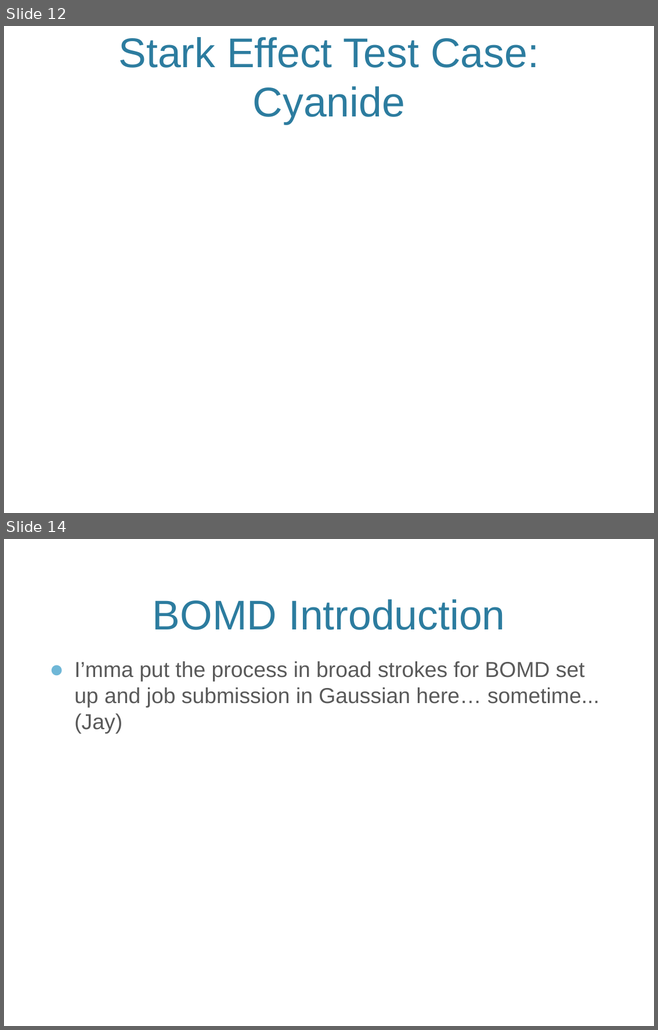
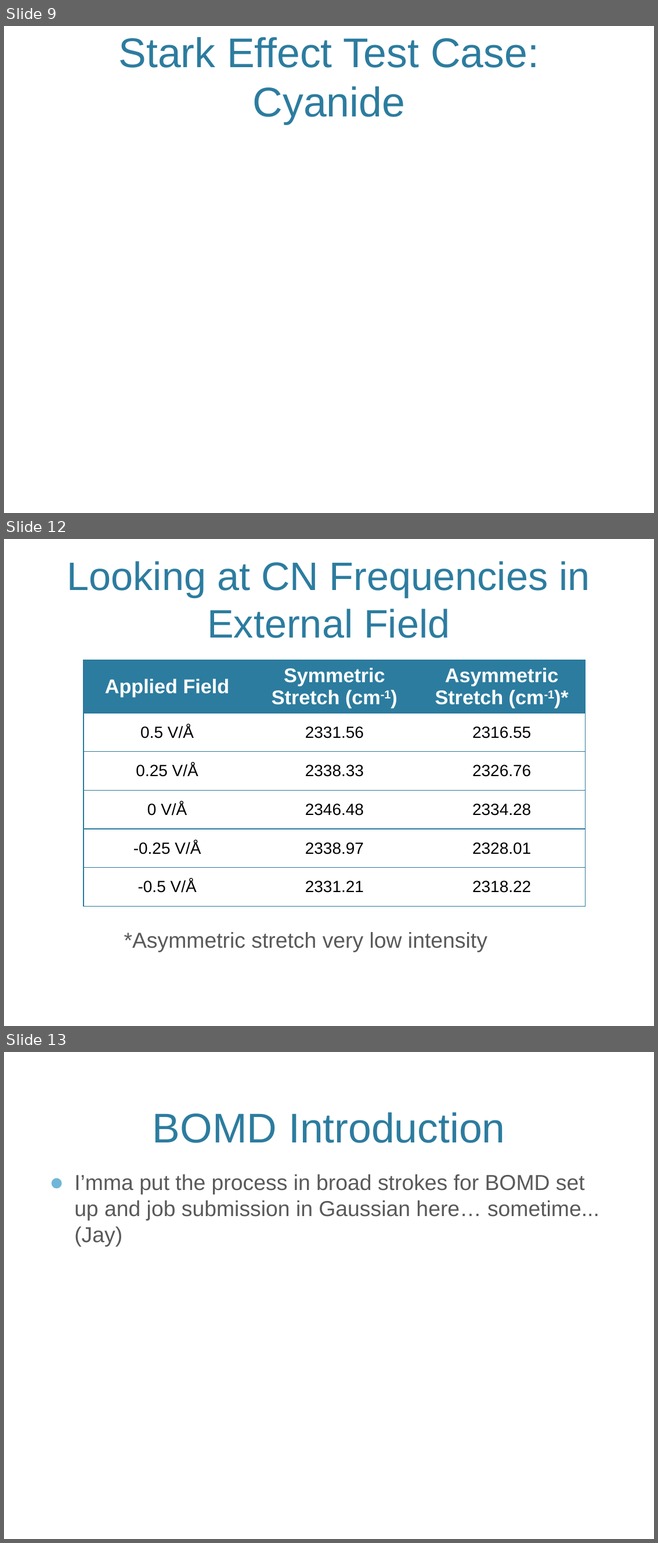
Before and after one commit to jjradler/565projectSp16, a slide deck: 565Presentation.pptx. Shown one above the other, each under a label of ours: slides 12 and 14 before the commit, slides 9, 12 and 13 after it; the slides between them are not shown. The pictures are 658x1030 and 658x1543 pixels, drawn with LibreOffice and Linux fonts; fonts in the diff are those of the drawing; background and template pictures are left out. Boxes give left, top, right and bottom in pixels: in the first picture for what was removed or moved away, otherwise in the second. Text is boxed around its words. In the diff, an @@ line names an element or a change of style, - is before the commit and + after.

```diff
--- a/565Presentation.pptx
+++ b/565Presentation.pptx
@@ slide 12 added at box(4, 539, 654, 1026), background picture (left out) @@
@@ title added at box(67, 561, 589, 638), 44 pt, text #2C7C9F @@
+Looking at CN Frequencies in External Field
@@ table added at box(83, 660, 584, 908), 6 rows, 3 columns @@
+Applied Field | Symmetric Stretch (cm-1) | Asymmetric Stretch (cm-1)*
+0.5 V/Å | 2331.56 | 2316.55
+0.25 V/Å | 2338.33 | 2326.76
+0 V/Å | 2346.48 | 2334.28
+-0.25 V/Å | 2338.97 | 2328.01
+-0.5 V/Å | 2331.21 | 2318.22
@@ text added at box(124, 932, 487, 952), 24 pt, text #595959 @@
+*Asymmetric stretch very low intensity
@@ what was slide 12 is now slide 9 @@
@@ what was slide 14 is now slide 13 @@
```
Also in this commit, not shown: 3 slides changed, 2 other slides added, 4 slides removed.
